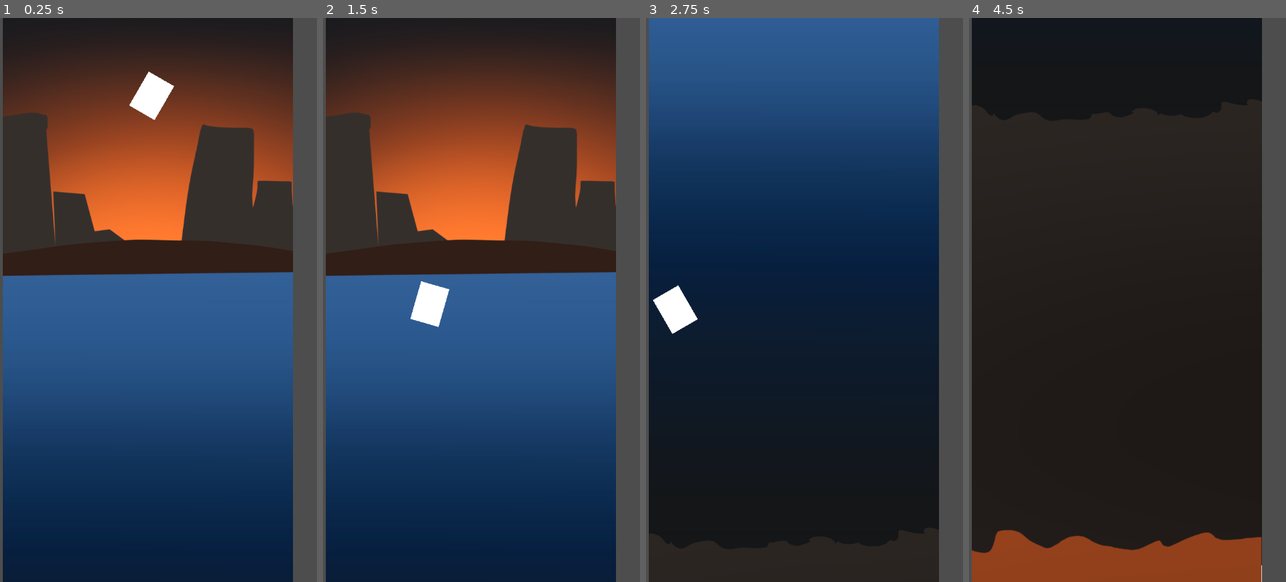
Above: before the commit, frames 1-4 (left to right).
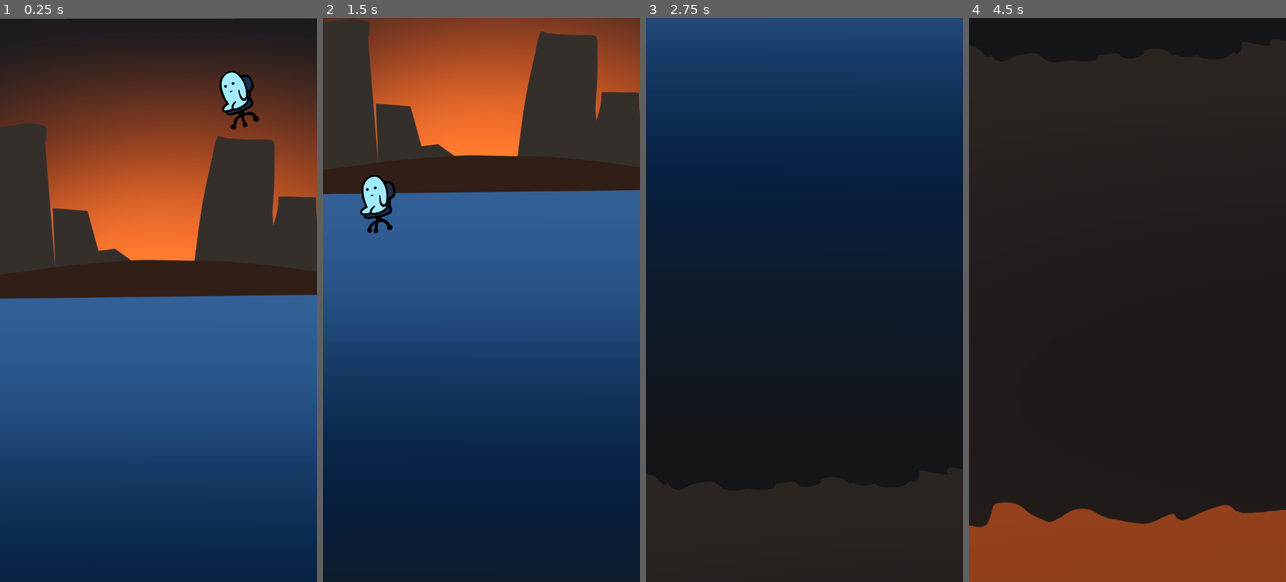
Above: after the commit, the same moments.

Repository: izzqz/to-the-core
Game: Godot game, scene res://main.tscn
Same seed, same stepped clock (60 frames per second), same inputs: the game is played once before the commit and once after it.
Inputs:
- Up to frame 1 (0.25 s): no input
- Up to frame 2 (1.5 s): hold Space (flap) 0.53-1.28 s; tap Space (flap) at 1.35 s
- Up to frame 3 (2.75 s): tap Space (flap) at 1.52, 1.82 s; hold Space (flap) from 2.03 s (still down)
- Up to frame 4 (4.5 s): release Space (flap) at 2.78 s; tap Space (flap) at 2.85, 3.02, 3.32, 4.35 s; hold Space (flap) 3.53-4.28 s

The runs differ from the first frame. In frame 1, 18% of the frame differs, in the area x 0-100%, y 0-100%; in frame 2, 60%; in frame 3, 36%; in frame 4, 13%.

Commit message:
Animations

Diff:
--- a/main.tscn
+++ b/main.tscn
@@ -3,21 +3,26 @@
 [ext_resource type="Texture2D" uid="uid://dgfyuw5bh5ai7" path="res://assets/background.png" id="1_0xm2m"]
 [ext_resource type="PackedScene" uid="uid://cry565eg4xaqi" path="res://scenes/player.tscn" id="1_ig7tw"]
 
-[node name="Main" type="Node2D"]
+[node name="Game" type="Node2D"]
 metadata/_edit_lock_ = true
 
 [node name="Background" type="Sprite2D" parent="."]
-position = Vector2(70, 22)
-scale = Vector2(0.549074, 0.549074)
+position = Vector2(64.9276, 30.9896)
+scale = Vector2(0.606513, 0.590278)
 texture = ExtResource("1_0xm2m")
 offset = Vector2(423, 4178)
+metadata/_edit_lock_ = true
 
 [node name="Player" parent="." instance=ExtResource("1_ig7tw")]
-position = Vector2(229, 96)
+position = Vector2(286, 96)
 
-[node name="Camera2D" type="Camera2D" parent="Player"]
+[node name="CameraOffset" type="Marker2D" parent="Player"]
+
+[node name="Camera2D" type="Camera2D" parent="Player/CameraOffset"]
+position = Vector2(31, 252)
 ignore_rotation = false
 limit_left = 0
 limit_top = 0
 limit_right = 648
 limit_smoothed = true
+position_smoothing_speed = 10.0
--- a/scenes/player.tscn
+++ b/scenes/player.tscn
@@ -1,17 +1,41 @@
-[gd_scene load_steps=3 format=3 uid="uid://cry565eg4xaqi"]
+[gd_scene load_steps=7 format=3 uid="uid://cry565eg4xaqi"]
 
 [ext_resource type="Script" uid="uid://dxtj6i7m7gltf" path="res://scripts/player.gd" id="1_3vyb7"]
+[ext_resource type="Texture2D" uid="uid://cj6siiyy0e0d4" path="res://assets/player/player_frame_1.png" id="2_dqkch"]
+[ext_resource type="Texture2D" uid="uid://cst4vcdk6ll8l" path="res://assets/player/player_frame_2.png" id="3_qlg0r"]
+[ext_resource type="Texture2D" uid="uid://df31u1pdwb2a3" path="res://assets/player/player_frame_3.png" id="4_tuyoq"]
 
-[sub_resource type="RectangleShape2D" id="RectangleShape2D_u8vuu"]
-size = Vector2(58, 72)
+[sub_resource type="SpriteFrames" id="SpriteFrames_fjrip"]
+animations = [{
+"frames": [{
+"duration": 1.0,
+"texture": ExtResource("2_dqkch")
+}, {
+"duration": 1.0,
+"texture": ExtResource("3_qlg0r")
+}, {
+"duration": 1.0,
+"texture": ExtResource("4_tuyoq")
+}],
+"loop": true,
+"name": &"default",
+"speed": 15.0
+}]
+
+[sub_resource type="CircleShape2D" id="CircleShape2D_dqkch"]
+radius = 27.0
 
 [node name="Player" type="CharacterBody2D"]
 script = ExtResource("1_3vyb7")
 
-[node name="ColorRect" type="ColorRect" parent="."]
-offset_right = 60.0
-offset_bottom = 80.0
+[node name="AnimatedSprite2D" type="AnimatedSprite2D" parent="."]
+position = Vector2(33, 55)
+scale = Vector2(0.4325, 0.4325)
+sprite_frames = SubResource("SpriteFrames_fjrip")
+autoplay = "default"
+frame = 2
+frame_progress = 1.0
 
 [node name="CollisionShape2D" type="CollisionShape2D" parent="."]
-position = Vector2(29, 39)
-shape = SubResource("RectangleShape2D_u8vuu")
+position = Vector2(31, 35)
+shape = SubResource("CircleShape2D_dqkch")
--- a/scripts/player.gd
+++ b/scripts/player.gd
@@ -4,9 +4,15 @@
 @export var move_speed: float = 300   # Horizontal movement speed
 @export var MAX_FALL_SPEED: float = 500  # Maximum falling speed
 @export var direction_change_speed: float = 10.0  # How quickly direction changes (higher = faster)
+@export var MAX_CHANGE_SPEED: float = 1800 # Maximum speed after direction change
+@export var MIN_CHANGE_SPEED: float = 500   # Minimum speed right after direction change
+@export var speed_accel_rate: float = 1.5   # How quickly speed increases over time
+@export var time_to_max_speed: float = 1.0  # Time in seconds to reach max speed
 
 var target_direction: int = 1        # Target direction (1 for right, -1 for left)
 var current_direction: float = 1.0   # Current interpolated direction
+var current_speed: float = move_speed  # Current movement speed
+var direction_timer: float = 0.0     # Timer for tracking how long we've moved in same direction
 
 func _physics_process(delta: float) -> void:
 	# Apply gravity to vertical velocity with MAX_FALL_SPEED limit
@@ -14,21 +20,41 @@
 	velocity.y = min(velocity.y, MAX_FALL_SPEED)
 
 	# Smoothly interpolate direction
+	var prev_direction = current_direction
 	current_direction = lerp(current_direction, float(target_direction), direction_change_speed * delta)
 
-	# Set horizontal velocity based on interpolated direction
-	velocity.x = current_direction * move_speed
+	# Detect direction change (when sign flips)
+	if sign(prev_direction) != sign(current_direction):
+		# Reset timer and reduce speed when direction changes
+		direction_timer = 0.0
+		current_speed = MIN_CHANGE_SPEED
+	else:
+		# Increase timer when moving in same direction
+		direction_timer += delta
+
+		# Gradually increase speed over time until reaching maximum
+		if direction_timer < time_to_max_speed:
+			var t = direction_timer / time_to_max_speed  # Normalized time (0 to 1)
+			current_speed = lerp(MIN_CHANGE_SPEED, MAX_CHANGE_SPEED, t)
+		else:
+			current_speed = MAX_CHANGE_SPEED
+
+	# Set horizontal velocity based on interpolated direction and current speed
+	velocity.x = current_direction * current_speed
 
 	# Move the character and handle collisions
 	move_and_slide()
 
 	# Rotate sprite based on interpolated direction
-	$ColorRect.rotation_degrees = current_direction * 30
+	$AnimatedSprite2D.rotation_degrees = current_direction * -20
 
 func _input(event: InputEvent) -> void:
 	# Change target direction on input
 	if event.is_action_pressed("flap"):
 		target_direction *= -1
+		# Reset timer and speed on manual direction change
+		direction_timer = 0.0
+		current_speed = MIN_CHANGE_SPEED
 
 #func _on_body_entered(body: Node) -> void:
 	## Handle collisions with obstacles
Binary file added: assets/player/player_frame_1.png
Not shown, added: assets/player/player_frame_1.png.import
Binary file added: assets/player/player_frame_2.png
Not shown, added: assets/player/player_frame_2.png.import
Binary file added: assets/player/player_frame_3.png
Not shown, added: assets/player/player_frame_3.png.import
